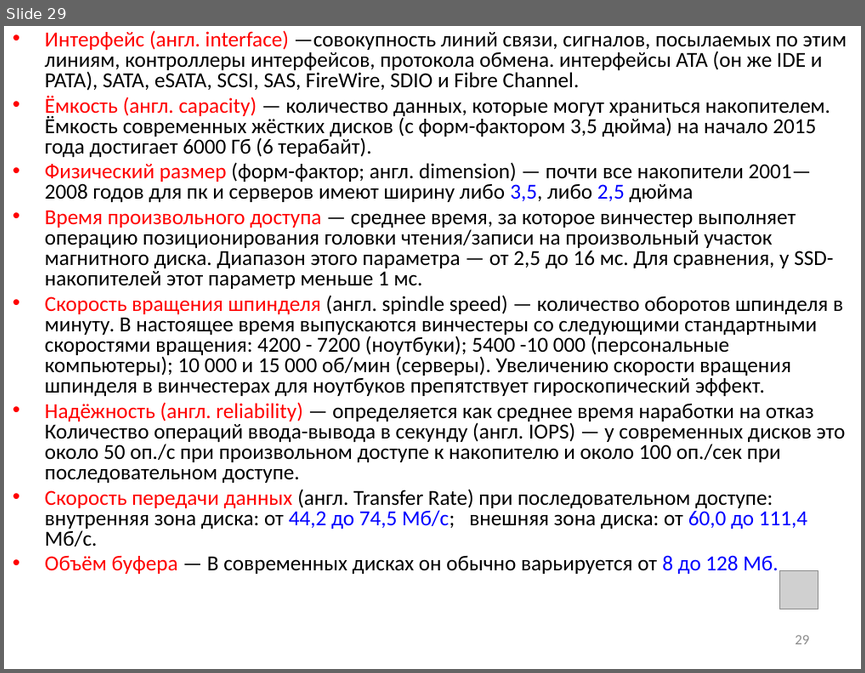
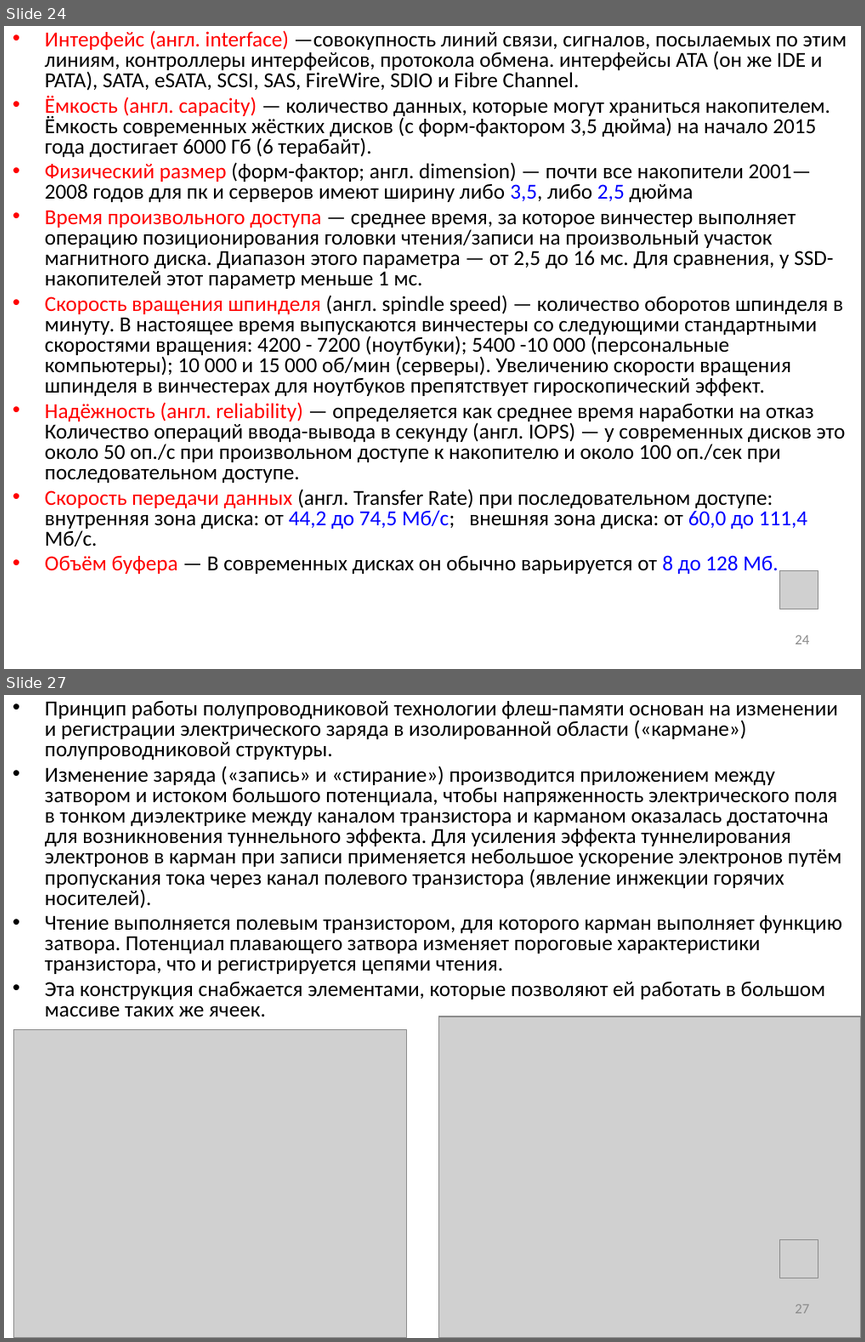
Before and after one commit to saysaysx/manual_materials, a slide deck: inf/audio/inf_5_sysbl_final.pptx. Shown one above the other, each under a label of ours: slide 29 before the commit, slides 24 and 27 after it; the slides between them are not shown. The pictures are 865x673 and 865x1342 pixels, drawn with LibreOffice and Linux fonts; fonts in the diff are those of the drawing; grey boxes stand for pictures. Boxes give left, top, right and bottom in pixels: in the first picture for what was removed or moved away, otherwise in the second. Text is boxed around its words. In the diff, an @@ line names an element or a change of style, - is before the commit and + after.

```diff
--- a/inf/audio/inf_5_sysbl_final.pptx
+++ b/inf/audio/inf_5_sysbl_final.pptx
@@ slide 27 added at [4,695,861,1338], background #FFFFFF @@
@@ text added at [45,701,842,1016], 18 pt, text #000000 @@
+• Принцип работы полупроводниковой технологии флеш-памяти основан на изменении и регистрации электрического заряда в изолированной области («кармане») полупроводниковой структуры.
+• Изменение заряда («запись» и «стирание») производится приложением между затвором и истоком большого потенциала, чтобы напряженность электрического поля в тонком диэлектрике между каналом транзистора и карманом оказалась достаточна для возникновения туннельного эффекта. Для усиления эффекта туннелирования электронов в карман при записи применяется небольшое ускорение электронов путём пропускания тока через канал полевого транзистора (явление инжекции горячих носителей).
+• Чтение выполняется полевым транзистором, для которого карман выполняет функцию затвора. Потенциал плавающего затвора изменяет пороговые характеристики транзистора, что и регистрируется цепями чтения.
+• Эта конструкция снабжается элементами, которые позволяют ей работать в большом массиве таких же ячеек.
@@ picture added at [439,1016,861,1338] @@
@@ picture added at [14,1030,407,1338] @@
@@ picture added at [779,1239,818,1277] @@
@@ page number added at [794,1304,809,1313], 12 pt, text #8C8C8C @@
+27
@@ what was slide 29 is now slide 24 @@
@@ page number at [794,635,809,644]: text changed @@
-29
+24
```
Also in this commit, not shown: 6 slides changed, 21 other slides added, 13 slides removed.
